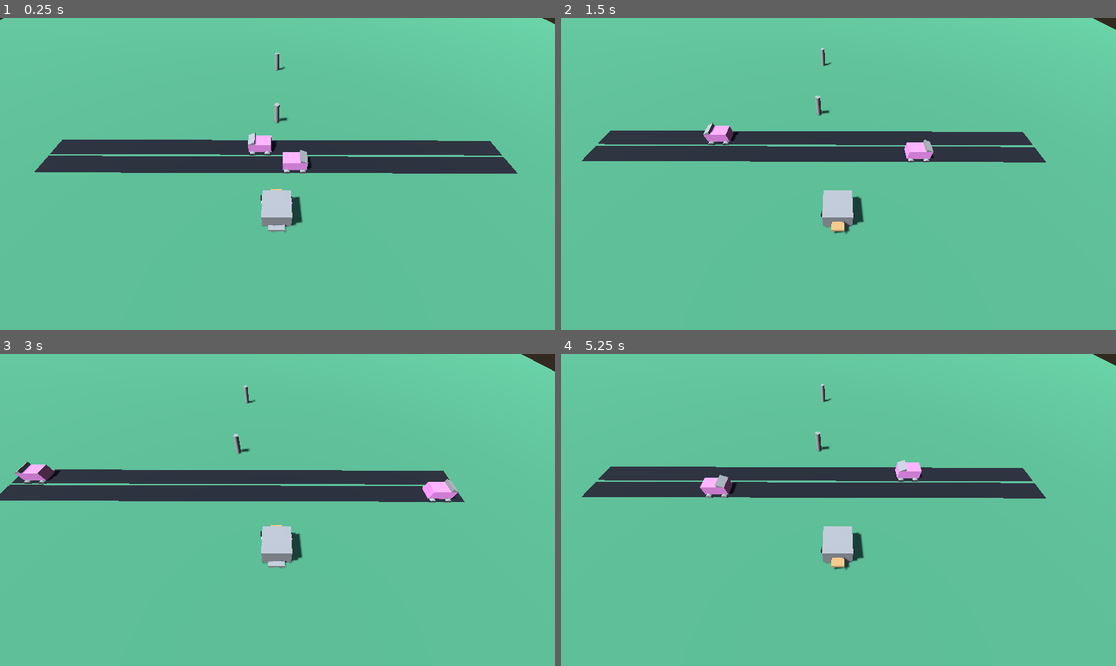
Above: before the commit, frames 1-4 (two rows, left to right).
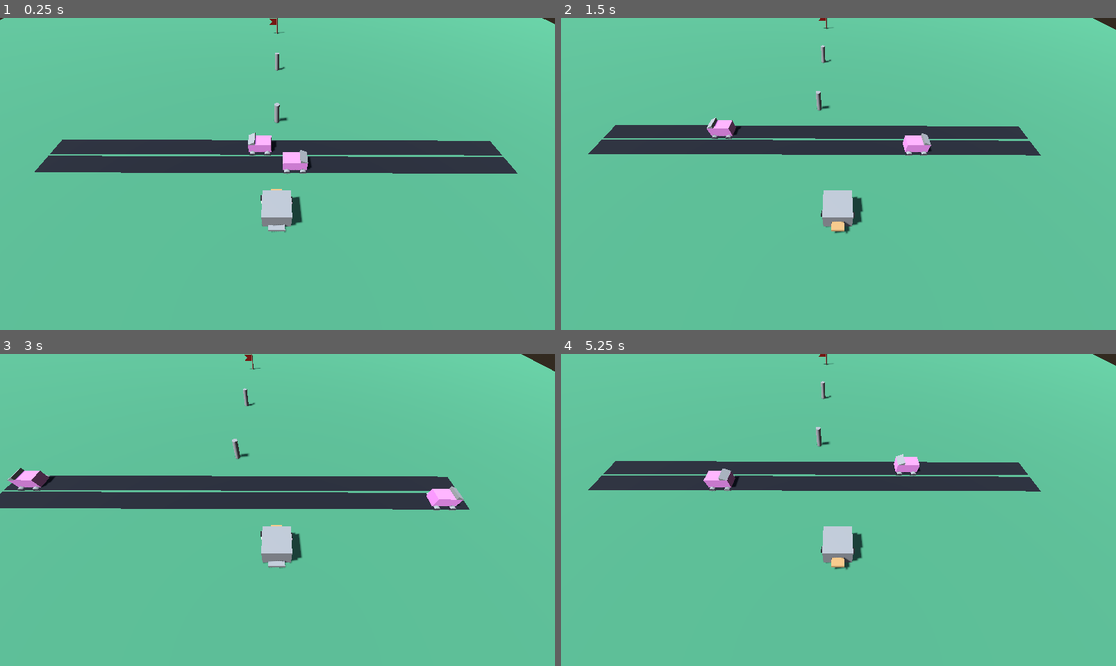
Above: after the commit, the same moments.

Repository: chloedixon11/danger-dodger
Game: Godot game, scene res://Main/Main.tscn
Two runs of this game, one before a commit and one after it. Both use one fixed random seed, a clock stepped at 60 frames per second and the inputs below.
Inputs:
- Up to frame 1 (0.25 s): no input
- Up to frame 2 (1.5 s): hold D (move_right) 0.53-1.28 s; hold S (move_down) from 1.28 s (still down)
- Up to frame 3 (3 s): release S (move_down) at 2.03 s; hold D (move_right) 2.03-2.78 s; hold W (move_up) from 2.78 s (still down)
- Up to frame 4 (5.25 s): release W (move_up) at 3.53 s; hold A (move_left) 3.53-5.03 s; hold S (move_down) from 5.03 s (still down)

The runs differ from the first frame. In frame 1, less than 0.1% of the frame differs, in the area x 48-52%, y 0-6%; in frame 2, 4.5%; in frame 3, 5.2%, in the area x 0-85%, y 0-69%; in frame 4, 4.6%.

Commit message:
Animal collision system implemented

Diff:
--- a/Code/Duck/Duck.gd
+++ b/Code/Duck/Duck.gd
@@ -1,47 +1,58 @@
-extends Node3D
+extends Area3D
 class_name Duck
 
 @onready var graphics: Node3D = $Graphics
 
 var leap_distance: float = 1.0
 var weight: float = 1.0
-var weight_speed: float = 3.0
+var weight_speed: float = 5.0
 
 var current_spot: Vector3 = Vector3.ZERO
 var next_spot: Vector3 = Vector3.ZERO
 
 func _ready() -> void:
+	area_entered.connect(on_entered)
 	current_spot = position
 	next_spot = position
 
+func on_entered(other_area: Area3D) -> void:
+	if other_area is Vehicle:
+		print("lose a life")
+	if other_area is Goal:
+		print("Goal!!!")
+
 # Called every frame. 'delta' is the elapsed time since the previous frame.
 func _process(delta: float) -> void:
-	if Input.is_action_just_pressed("move_left"):
-		#position.x -= leap_distance
-		next_spot = current_spot + Vector3.LEFT
-		weight = 0
-		graphics.rotation_degrees.y = 90
+	if weight >= 1.0:
+		if Input.is_action_just_pressed("move_left"):
+			#position.x -= leap_distance
+			next_spot = current_spot + Vector3.LEFT
+			weight = 0
+			graphics.rotation_degrees.y = 90
 
-	if Input.is_action_just_pressed("move_right"):
-		#position.x += leap_distance
-		next_spot = current_spot + Vector3.RIGHT
-		weight = 0
-		graphics.rotation_degrees.y = -90
+		if Input.is_action_just_pressed("move_right"):
+			#position.x += leap_distance
+			next_spot = current_spot + Vector3.RIGHT
+			weight = 0
+			graphics.rotation_degrees.y = -90
 
-	if Input.is_action_just_pressed("move_up"):
-		#position.z -= leap_distance
-		next_spot = current_spot + Vector3.FORWARD
-		weight = 0
-		graphics.rotation_degrees.y = 0
+		if Input.is_action_just_pressed("move_up"):
+			#position.z -= leap_distance
+			next_spot = current_spot + Vector3.FORWARD
+			weight = 0
+			graphics.rotation_degrees.y = 0
 
-	if Input.is_action_just_pressed("move_down"):
-		#position.z += leap_distance
-		next_spot = current_spot + Vector3.BACK
-		weight = 0
-		graphics.rotation_degrees.y = 180
+		if Input.is_action_just_pressed("move_down"):
+			#position.z += leap_distance
+			next_spot = current_spot + Vector3.BACK
+			weight = 0
+			graphics.rotation_degrees.y = 180
 
 	if weight < 1.0:
 		weight += weight_speed * delta
+		#if weight > 1.0:
+			#weight = 1.0
+			#current_spot = next_spot
 	else:
 		weight = 1.0
 		current_spot = next_spot
--- a/Code/Duck/Duck.tscn
+++ b/Code/Duck/Duck.tscn
@@ -1,6 +1,9 @@
 [gd_scene format=3 uid="uid://bimiowbq37tmt"]
 
 [ext_resource type="Script" uid="uid://bvp3leqc0hci5" path="res://Duck/Duck.gd" id="1_lm42s"]
+
+[sub_resource type="BoxShape3D" id="BoxShape3D_rawk2"]
+size = Vector3(1, 0.8697815, 1)
 
 [sub_resource type="BoxMesh" id="BoxMesh_rawk2"]
 size = Vector3(1, 0.8149414, 1)
@@ -29,9 +32,13 @@
 radius = 0.036132813
 height = 0.13282013
 
-[node name="Duck" type="Node3D" unique_id=412467626]
+[node name="Duck" type="Area3D" unique_id=1158991918]
 transform = Transform3D(-0.9999951, 0, -0.00313535, 0, 1, 0, 0.00313535, 0, -0.9999951, 0, 0, 0)
 script = ExtResource("1_lm42s")
+
+[node name="CollisionShape3D" type="CollisionShape3D" parent="." unique_id=431627853]
+transform = Transform3D(1, 0, 0, 0, 1, 0, 0, 0, 1, 0, 0.42274475, 0)
+shape = SubResource("BoxShape3D_rawk2")
 
 [node name="Graphics" type="Node3D" parent="." unique_id=1289733284]
 
--- /dev/null
+++ b/Code/Goal/Goal.gd
@@ -0,0 +1,2 @@
+extends Area3D
+class_name Goal
--- /dev/null
+++ b/Code/Goal/Goal.tscn
@@ -0,0 +1,55 @@
+[gd_scene format=3 uid="uid://c4v0peqkg130j"]
+
+[ext_resource type="Script" uid="uid://0yhi8snlp42x" path="res://Goal/Goal.gd" id="1_prjlw"]
+
+[sub_resource type="BoxShape3D" id="BoxShape3D_rawk2"]
+
+[sub_resource type="StandardMaterial3D" id="StandardMaterial3D_ng8ot"]
+albedo_color = Color(0.5558661, 0.38809672, 0.32013786, 1)
+
+[sub_resource type="CylinderMesh" id="CylinderMesh_rawk2"]
+top_radius = 0.045410156
+bottom_radius = 0.045410156
+height = 1.0869141
+
+[sub_resource type="StandardMaterial3D" id="StandardMaterial3D_prjlw"]
+albedo_color = Color(0.50619864, 0.080240615, 0.004818995, 1)
+
+[sub_resource type="BoxMesh" id="BoxMesh_rawk2"]
+size = Vector3(0.41015625, 0.44921875, 0.001)
+
+[sub_resource type="StandardMaterial3D" id="StandardMaterial3D_mbkht"]
+albedo_color = Color(0.5058824, 0.078431375, 0.003921569, 1)
+
+[sub_resource type="PrismMesh" id="PrismMesh_rawk2"]
+left_to_right = 1.0
+size = Vector3(0.3, 0.3, 0.001)
+
+[sub_resource type="StandardMaterial3D" id="StandardMaterial3D_kaxx0"]
+albedo_color = Color(0.5058824, 0.078431375, 0.003921569, 1)
+
+[node name="Goal" type="Area3D" unique_id=1585610551]
+script = ExtResource("1_prjlw")
+
+[node name="CollisionShape3D" type="CollisionShape3D" parent="." unique_id=415624707]
+shape = SubResource("BoxShape3D_rawk2")
+
+[node name="MeshInstance3D" type="MeshInstance3D" parent="." unique_id=1228294713]
+transform = Transform3D(1, 0, 0, 0, 1, 0, 0, 0, 1, 0, 0.5161133, 0)
+material_override = SubResource("StandardMaterial3D_ng8ot")
+mesh = SubResource("CylinderMesh_rawk2")
+
+[node name="MeshInstance3D2" type="MeshInstance3D" parent="." unique_id=1187556007]
+transform = Transform3D(1, 0, 0, 0, 1, 0, 0, 0, 1, -0.19393313, 0.79636484, -0.014031768)
+material_override = SubResource("StandardMaterial3D_prjlw")
+mesh = SubResource("BoxMesh_rawk2")
+
+[node name="MeshInstance3D3" type="MeshInstance3D" parent="." unique_id=848479799]
+transform = Transform3D(-0.0024378002, -0.9999971, 0, 0.9999971, -0.0024378002, 0, 0, 0, 1, -0.48254728, 0.8686917, -0.012857094)
+material_override = SubResource("StandardMaterial3D_mbkht")
+mesh = SubResource("PrismMesh_rawk2")
+
+[node name="MeshInstance3D4" type="MeshInstance3D" parent="." unique_id=535841612]
+transform = Transform3D(0.99998087, 0.0061962865, 0, -0.0061962865, 0.99998087, 0, 0, 0, 1, -0.48254728, 0.72537875, -0.007917047)
+material_override = SubResource("StandardMaterial3D_kaxx0")
+mesh = SubResource("PrismMesh_rawk2")
--- a/Code/Main/Main.tscn
+++ b/Code/Main/Main.tscn
@@ -4,6 +4,7 @@
 [ext_resource type="PackedScene" uid="uid://bimiowbq37tmt" path="res://Duck/Duck.tscn" id="2_83ytx"]
 [ext_resource type="PackedScene" uid="uid://berl535au27hs" path="res://Lane/Lane.tscn" id="2_amygn"]
 [ext_resource type="PackedScene" uid="uid://d10bdq3u7df63" path="res://Vehicle/Vehicle.tscn" id="4_ps1la"]
+[ext_resource type="PackedScene" uid="uid://c4v0peqkg130j" path="res://Goal/Goal.tscn" id="5_6aewd"]
 
 [sub_resource type="ProceduralSkyMaterial" id="ProceduralSkyMaterial_83ytx"]
 sky_horizon_color = Color(0.66224277, 0.6717428, 0.6867428, 1)
@@ -70,3 +71,6 @@
 
 [node name="Vehicle" parent="Lane2" unique_id=909842682 instance=ExtResource("4_ps1la")]
 transform = Transform3D(-1, 0, 8.742278e-08, 0, 1, 0, -8.742278e-08, 0, -1, 0, 0, 0)
+
+[node name="Goal" parent="." unique_id=1585610551 instance=ExtResource("5_6aewd")]
+transform = Transform3D(1, 0, 0, 0, 1, 0, 0, 0, 1, 0, 0, -16.11776)
--- a/Code/Vehicle/Vehicle.gd
+++ b/Code/Vehicle/Vehicle.gd
@@ -1,4 +1,4 @@
-extends Node3D
+extends Area3D
 class_name Vehicle
 
 var speed: float = 3.0
--- a/Code/Vehicle/Vehicle.tscn
+++ b/Code/Vehicle/Vehicle.tscn
@@ -1,6 +1,9 @@
 [gd_scene format=3 uid="uid://d10bdq3u7df63"]
 
 [ext_resource type="Script" uid="uid://dkvdtdch46qd1" path="res://Vehicle/Vehicle.gd" id="1_25uyk"]
+
+[sub_resource type="BoxShape3D" id="BoxShape3D_rawk2"]
+size = Vector3(0.5649414, 0.73895264, 0.9976196)
 
 [sub_resource type="StandardMaterial3D" id="StandardMaterial3D_25uyk"]
 albedo_color = Color(0.84314203, 0.5057147, 0.80312365, 1)
@@ -17,22 +20,28 @@
 left_to_right = 0.0
 size = Vector3(0.3, 0.15, 0.6)
 
-[node name="Vehicle" type="Node3D" unique_id=732389107]
+[node name="Vehicle" type="Area3D" unique_id=1002617338]
 script = ExtResource("1_25uyk")
 
-[node name="Body" type="MeshInstance3D" parent="." unique_id=1875670607]
+[node name="CollisionShape3D" type="CollisionShape3D" parent="." unique_id=715496988]
+transform = Transform3D(1, 0, 0, 0, 1, 0, 0, 0, 1, -0.0036621094, 0.37228394, -0.0011901855)
+shape = SubResource("BoxShape3D_rawk2")
+
+[node name="Graphics" type="Node3D" parent="." unique_id=732389107]
+
+[node name="Body" type="MeshInstance3D" parent="Graphics" unique_id=1875670607]
 transform = Transform3D(1, 0, 0, 0, 1, 0, 0, 0, 1, 0, 0.26439607, 0)
 material_override = SubResource("StandardMaterial3D_25uyk")
 mesh = SubResource("BoxMesh_rawk2")
 
-[node name="Wheels Back" type="MeshInstance3D" parent="." unique_id=1702581426]
+[node name="Wheels Back" type="MeshInstance3D" parent="Graphics" unique_id=1702581426]
 transform = Transform3D(0.0023124951, -0.9999973, 0, 0.9999973, 0.0023124951, 0, 0, 0, 1, 0, 0, 0.32630944)
 mesh = SubResource("CylinderMesh_rawk2")
 
-[node name="Wheels Front" type="MeshInstance3D" parent="." unique_id=515383828]
+[node name="Wheels Front" type="MeshInstance3D" parent="Graphics" unique_id=515383828]
 transform = Transform3D(0.0023124951, -0.9999973, 0, 0.9999973, 0.0023124951, 0, 0, 0, 1, 0, 0, -0.3357255)
 mesh = SubResource("CylinderMesh_rawk2")
 
-[node name="MeshInstance3D" type="MeshInstance3D" parent="." unique_id=817412467]
+[node name="MeshInstance3D" type="MeshInstance3D" parent="Graphics" unique_id=817412467]
 transform = Transform3D(-0.0045169876, 0, 0.9999898, 0, 1, 0, -0.9999898, 0, -0.0045169876, -0.001580927, 0.6175381, -0.34999236)
 mesh = SubResource("PrismMesh_rawk2")
Not shown, added: Code/Goal/Goal.gd.uid
